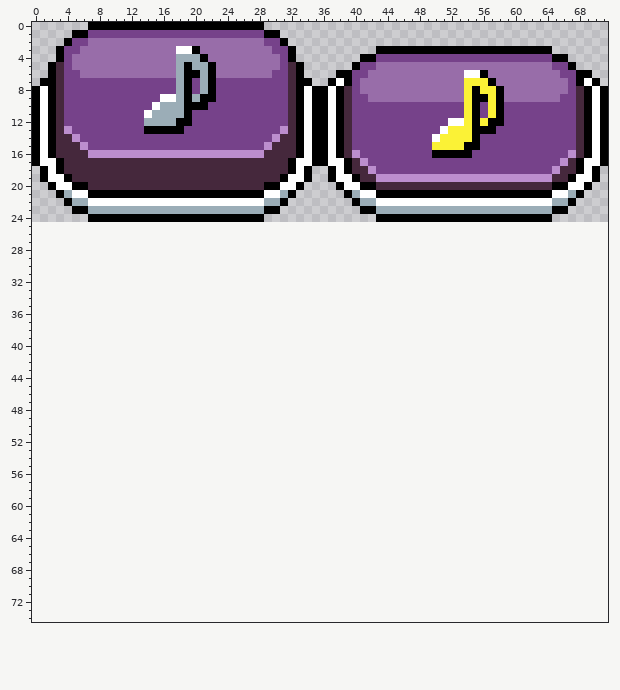
Two states of a pixel-art file, assets/texture/button.aseprite. The picture above was drawn from the file before the commit.
72x25 pixels, 1 frame. The old version is drawn lined up with the new one, on the new canvas.
New version:
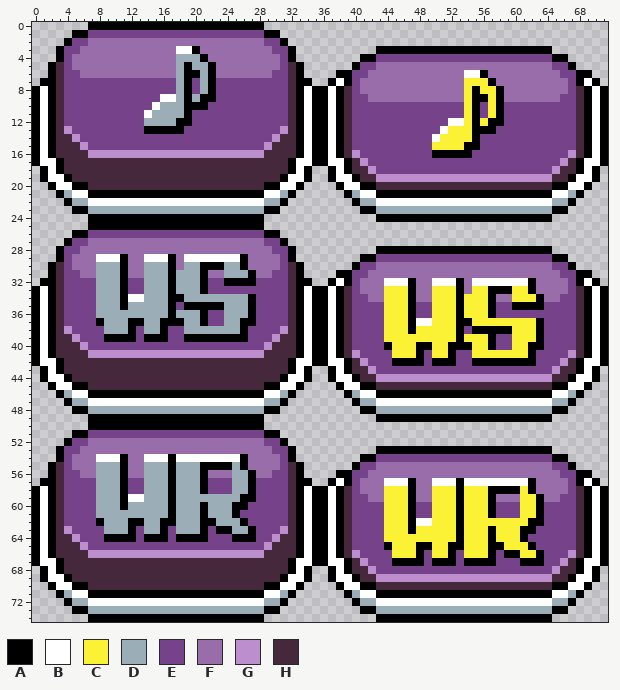
Palette (. is transparent): A #000000  B #ffffff  C #fbf236  D #9badb7  E #76428a  F #986da9  G #bc8ece  H #45283c
Changes in this commit:
canvas 72x25 -> 72x75
@@ x 0..71 @@
 24 .......AAAAAAAAAAAAAAAAAAAAAA..............AAAAAAAAAAAAAAAAAAAAAA.......
-25 ........................................................................
-26 ........................................................................
-27 ........................................................................
-28 ........................................................................
-29 ........................................................................
-30 ........................................................................
-31 ........................................................................
-32 ........................................................................
-33 ........................................................................
-34 ........................................................................
-35 ........................................................................
-36 ........................................................................
-37 ........................................................................
-38 ........................................................................
-39 ........................................................................
-40 ........................................................................
-41 ........................................................................
-42 ........................................................................
-43 ........................................................................
-44 ........................................................................
-45 ........................................................................
-46 ........................................................................
-47 ........................................................................
-48 ........................................................................
-49 ........................................................................
-50 ........................................................................
-51 ........................................................................
-52 ........................................................................
-53 ........................................................................
-54 ........................................................................
-55 ........................................................................
-56 ........................................................................
-57 ........................................................................
-58 ........................................................................
-59 ........................................................................
-60 ........................................................................
-61 ........................................................................
-62 ........................................................................
-63 ........................................................................
-64 ........................................................................
-65 ........................................................................
-66 ........................................................................
-67 ........................................................................
-68 ........................................................................
-69 ........................................................................
-70 ........................................................................
-71 ........................................................................
-72 ........................................................................
-73 ........................................................................
-74 ........................................................................
+25 .......AAAAAAAAAAAAAAAAAAAAAA...........................................
+26 .....AAEEEEEEEEEEEEEEEEEEEEEEAA.........................................
+27 ....AEEFFFFFFFFFFFFFFFFFFFFFFEEA........................................
+28 ...AEEFFFFFFFFFFFFFFFFFFFFFFFFEEA..........AAAAAAAAAAAAAAAAAAAAAA.......
+29 ...AEFFFBBBAFFBBBAFBBBBBBBAFFFFEA........AAEEEEEEEEEEEEEEEEEEEEEEAA.....
+30 ..AHEFFFDDDAFFDDDAFDDAAADDAFFFFEHA......AEEFFFFFFFFFFFFFFFFFFFFFFEEA....
+31 ..AHEEFFDDDAFFDDDADDDAFFDDDAFFEEHA....AAEEFFFFFFFFFFFFFFFFFFFFFFFFEEAA..
+32 .AAHEEEEDDDAEEDDDADDDAEEAAAAEEEEHAA..ABAEFFFBBBAFFBBBAFBBBBBBBAFFFFEABA.
+33 ABAHEEEEDDDAEEDDDADDDAEEEEEEEEEEHABAABAHEFFFCCCAFFCCCAFCCAAACCAFFFFEHABA
+34 ABAHEEEEDDDABBDDDAADDDDDDDDAEEEEHABAABAHEEFFCCCAFFCCCACCCAFFCCCAFFEEHABA
+35 ABAHEEEEDDDADDDDDAEAAAAADDDAEEEEHABAABAHEEEECCCAEECCCACCCAEEAAAAEEEEHABA
+36 ABAHEEEEDDDDDDDDDADDDAEEDDDAEEEEHABAABAHEEEECCCAEECCCACCCAEEEEEEEEEEHABA
+37 ABAHEEEEADDDAADDAAADDAEEDDAAEEEEHABAABAHEEEECCCABBCCCAACCCCCCCCAEEEEHABA
+38 ABAHGEEEEDDDAEDDAEEDDDDDDDAEEEEGHABAABAHEEEECCCACCCCCAEAAAAACCCAEEEEHABA
+39 ABAHHGEEEAAAAEAAAEEAAAAAAAAEEEGHHABAABAHEEEECCCCCCCCCACCCAEECCCAEEEEHABA
+40 ABAHHHGEEEEEEEEEEEEEEEEEEEEEEGHHHABAABAHEEEEACCCAACCAAACCAEECCAAEEEEHABA
+41 ABAHHHHGGGGGGGGGGGGGGGGGGGGGGHHHHABAABAHGEEEECCCAECCAEECCCCCCCAEEEEGHABA
+42 ABBAHHHHHHHHHHHHHHHHHHHHHHHHHHHHABBAABBAHGEEEAAAAEAAAEEAAAAAAAAEEEGHABBA
+43 .ABAHHHHHHHHHHHHHHHHHHHHHHHHHHHHABA..ABAHHGEEEEEEEEEEEEEEEEEEEEEEGHHABA.
+44 .ABBAHHHHHHHHHHHHHHHHHHHHHHHHHHABBA..ABBAHHGGGGGGGGGGGGGGGGGGGGGGHHABBA.
+45 ..ABBAAHHHHHHHHHHHHHHHHHHHHHHAABBA....ABBAAHHHHHHHHHHHHHHHHHHHHHHAABBA..
+46 ...ADBBAAAAAAAAAAAAAAAAAAAAAABBDA......ADBBAAAAAAAAAAAAAAAAAAAAAABBDA...
+47 ....ADDBBBBBBBBBBBBBBBBBBBBBBDDA........ADDBBBBBBBBBBBBBBBBBBBBBBDDA....
+48 .....AADDDDDDDDDDDDDDDDDDDDDDAA..........AADDDDDDDDDDDDDDDDDDDDDDAA.....
+49 .......AAAAAAAAAAAAAAAAAAAAAA..............AAAAAAAAAAAAAAAAAAAAAA.......
+50 .......AAAAAAAAAAAAAAAAAAAAAA...........................................
+51 .....AAEEEEEEEEEEEEEEEEEEEEEEAA.........................................
+52 ....AEEFFFFFFFFFFFFFFFFFFFFFFEEA........................................
+53 ...AEEFFFFFFFFFFFFFFFFFFFFFFFFEEA..........AAAAAAAAAAAAAAAAAAAAAA.......
+54 ...AEFFFBBBAFFBBBABBBBBBBBAFFFFEA........AAEEEEEEEEEEEEEEEEEEEEEEAA.....
+55 ..AHEFFFDDDAFFDDDADDDAAAADAFFFFEHA......AEEFFFFFFFFFFFFFFFFFFFFFFEEA....
+56 ..AHEEFFDDDAFFDDDADDDAFFFDDAFFEEHA....AAEEFFFFFFFFFFFFFFFFFFFFFFFFEEAA..
+57 .AAHEEEEDDDAEEDDDADDDAEEEDDAEEEEHAA..ABAEFFFBBBAFFBBBABBBBBBBBAFFFFEABA.
+58 ABAHEEEEDDDAEEDDDADDDAEEEDDAEEEEHABAABAHEFFFCCCAFFCCCACCCAAAACAFFFFEHABA
+59 ABAHEEEEDDDABBDDDADDDDDDDDAAEEEEHABAABAHEEFFCCCAFFCCCACCCAFFFCCAFFEEHABA
+60 ABAHEEEEDDDADDDDDADDDADDDAAEEEEEHABAABAHEEEECCCAEECCCACCCAEEECCAEEEEHABA
+61 ABAHEEEEDDDDDDDDDADDDADDDAEEEEEEHABAABAHEEEECCCAEECCCACCCAEEECCAEEEEHABA
+62 ABAHEEEEADDDAADDAADDDAADDDAEEEEEHABAABAHEEEECCCABBCCCACCCCCCCCAAEEEEHABA
+63 ABAHGEEEEDDDAEDDAEDDDAEAADDAEEEGHABAABAHEEEECCCACCCCCACCCACCCAAEEEEEHABA
+64 ABAHHGEEEAAAAEAAAEAAAAEEEAAAEEGHHABAABAHEEEECCCCCCCCCACCCACCCAEEEEEEHABA
+65 ABAHHHGEEEEEEEEEEEEEEEEEEEEEEGHHHABAABAHEEEEACCCAACCAACCCAACCCAEEEEEHABA
+66 ABAHHHHGGGGGGGGGGGGGGGGGGGGGGHHHHABAABAHGEEEECCCAECCAECCCAEAACCAEEEGHABA
+67 ABBAHHHHHHHHHHHHHHHHHHHHHHHHHHHHABBAABBAHGEEEAAAAEAAAEAAAAEEEAAAEEGHABBA
+68 .ABAHHHHHHHHHHHHHHHHHHHHHHHHHHHHABA..ABAHHGEEEEEEEEEEEEEEEEEEEEEEGHHABA.
+69 .ABBAHHHHHHHHHHHHHHHHHHHHHHHHHHABBA..ABBAHHGGGGGGGGGGGGGGGGGGGGGGHHABBA.
+70 ..ABBAAHHHHHHHHHHHHHHHHHHHHHHAABBA....ABBAAHHHHHHHHHHHHHHHHHHHHHHAABBA..
+71 ...ADBBAAAAAAAAAAAAAAAAAAAAAABBDA......ADBBAAAAAAAAAAAAAAAAAAAAAABBDA...
+72 ....ADDBBBBBBBBBBBBBBBBBBBBBBDDA........ADDBBBBBBBBBBBBBBBBBBBBBBDDA....
+73 .....AADDDDDDDDDDDDDDDDDDDDDDAA..........AADDDDDDDDDDDDDDDDDDDDDDAA.....
+74 .......AAAAAAAAAAAAAAAAAAAAAA..............AAAAAAAAAAAAAAAAAAAAAA.......
Boxes around the changes in both pictures, in picture pixels (x1, y1, x2, y2):
added: (32, 222, 608, 622)
